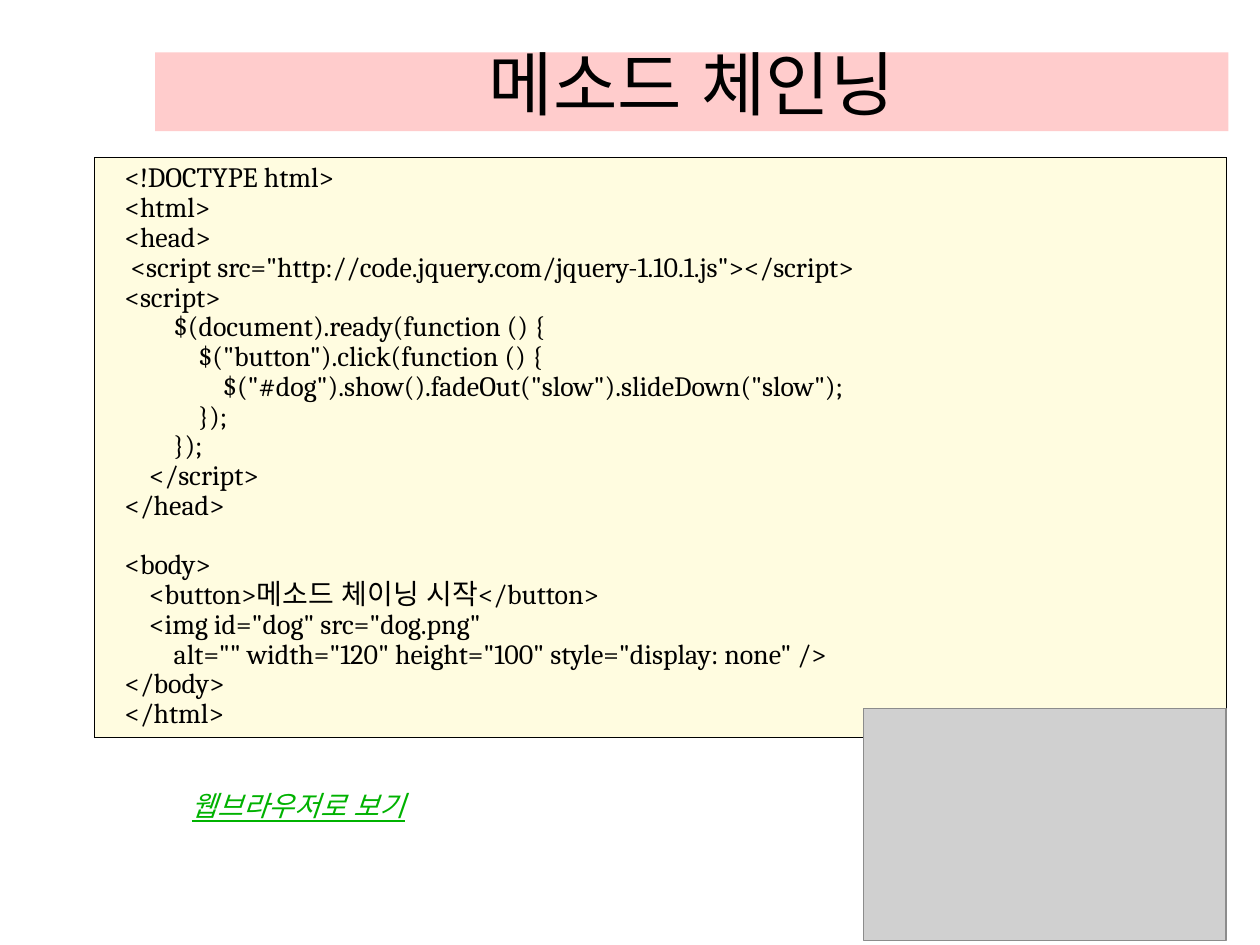
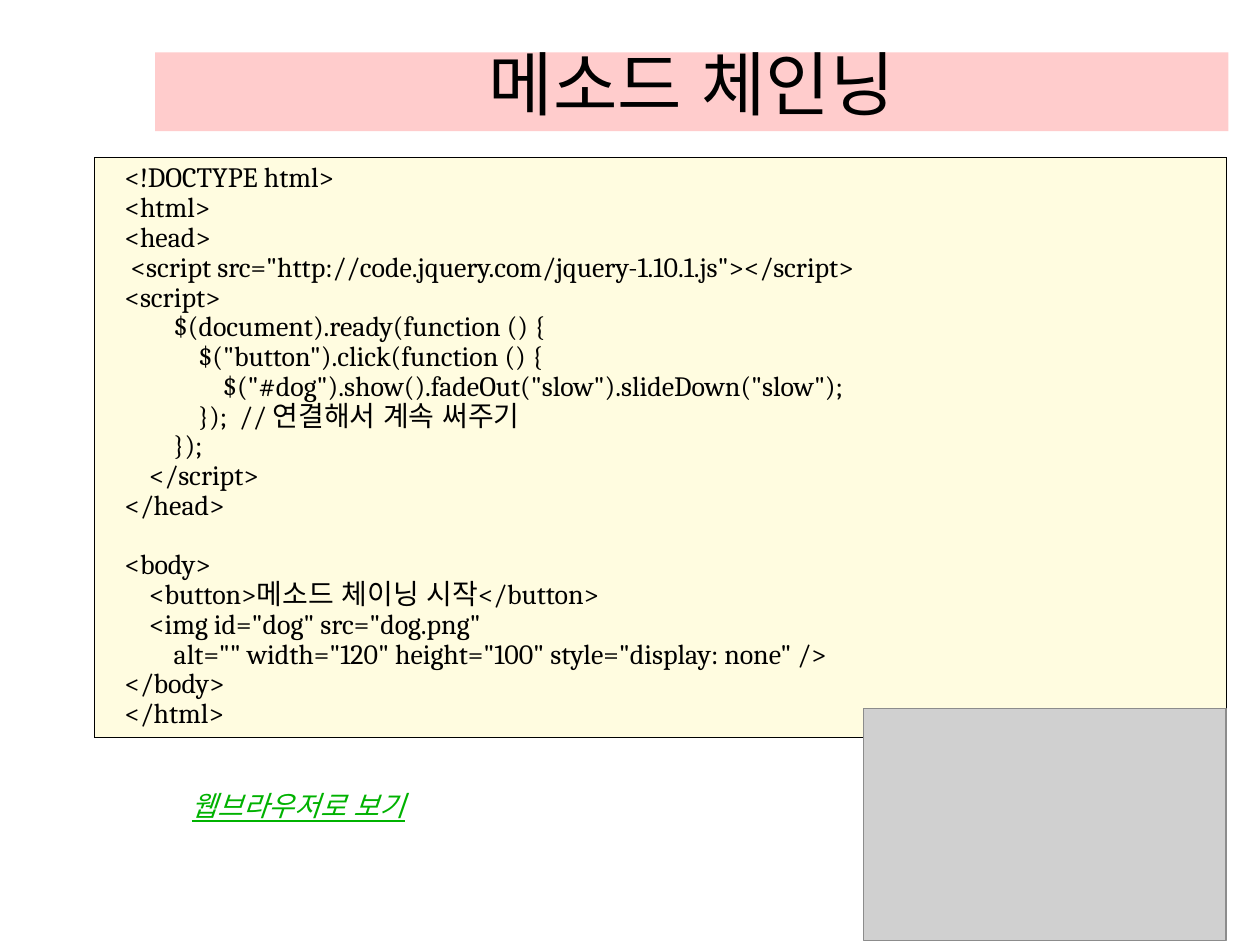
Before and after one commit to makee-ham/ezenFront, a slide deck: slide 19 of JavaScript/제12장 JQUERY, Ajax, JSON(강의).pptx. Drawn at 1260x945 pixels with LibreOffice and Linux fonts; fonts in the diff are those of the drawing; grey boxes stand for pictures; background and template pictures are left out. Boxes give left, top, right and bottom in pixels: in the first picture for what was removed or moved away, otherwise in the second. Text is boxed around its words. In the diff, an @@ line names an element or a change of style, - is before the commit and + after.

```diff
--- a/JavaScript/제12장 JQUERY, Ajax, JSON(강의).pptx
+++ b/JavaScript/제12장 JQUERY, Ajax, JSON(강의).pptx
@@ text in rectangle at (273,398,519,429): text changed @@
-});
+}); // 연결해서 계속 써주기
```
Also in this commit, not shown: 1 other slide changed, 12 other files.
